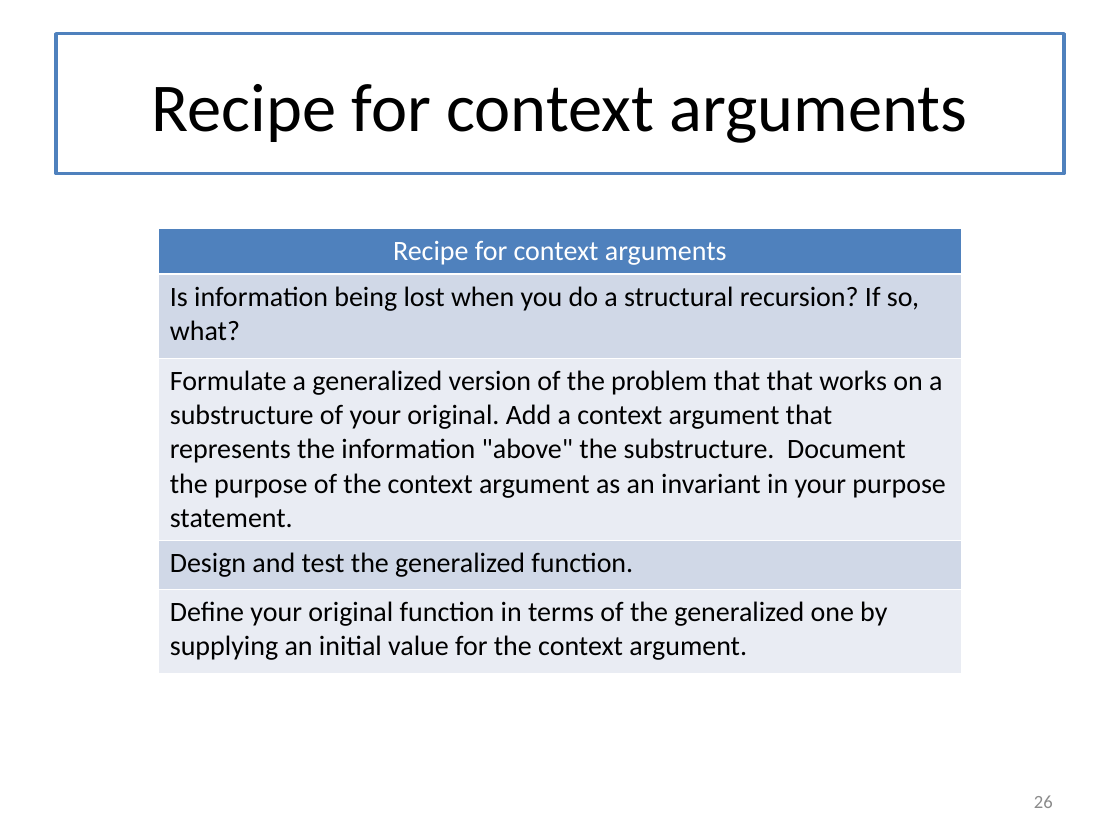
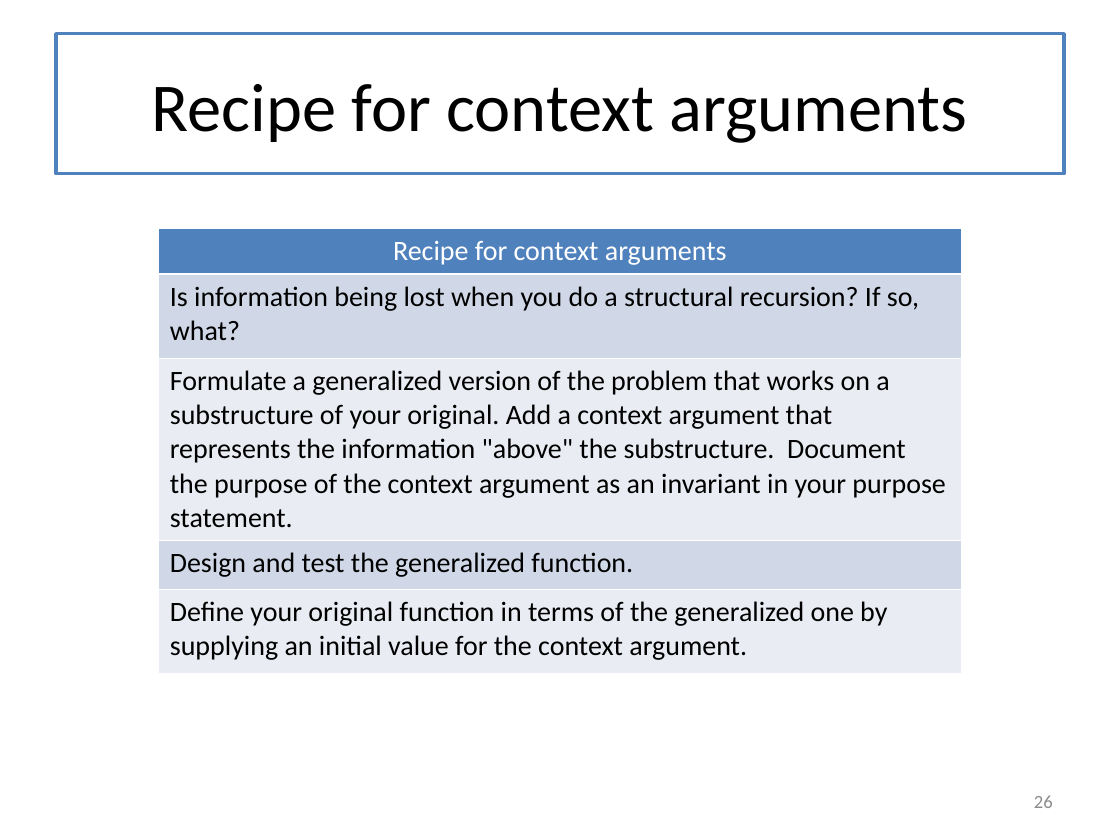
Before and after one commit to mwand/cs5010f16, a slide deck: slide 26 of Slides/Lesson 7.1 Solving Your Problem by Generalization.pptx. Drawn at 1120x840 pixels with LibreOffice and Linux fonts; fonts in the diff are those of the drawing. Boxes give left, top, right and bottom in pixels: in the first picture for what was removed or moved away, otherwise in the second. Text is boxed around its words. In the diff, an @@ line names an element or a change of style, - is before the commit and + after.

```diff
--- a/Slides/Lesson 7.1 Solving Your Problem by Generalization.pptx
+++ b/Slides/Lesson 7.1 Solving Your Problem by Generalization.pptx
@@ table at box(159, 228, 962, 670) @@
@@ row 3, column 1: "Formulate a generalized version of the problem that that works on a substructure of your original. Add a context argument that represents the information "above" the substructure. Document the purpose of the context argument as an invariant in your purpose statement." to "Formulate a generalized version of the problem that works on a substructure of your original. Add a context argument that represents the information "above" the substructure. Document the purpose of the context argument as an invariant in your purpose statement." @@
```
Also in this commit, not shown: 2 other slides changed, 3 other files.
